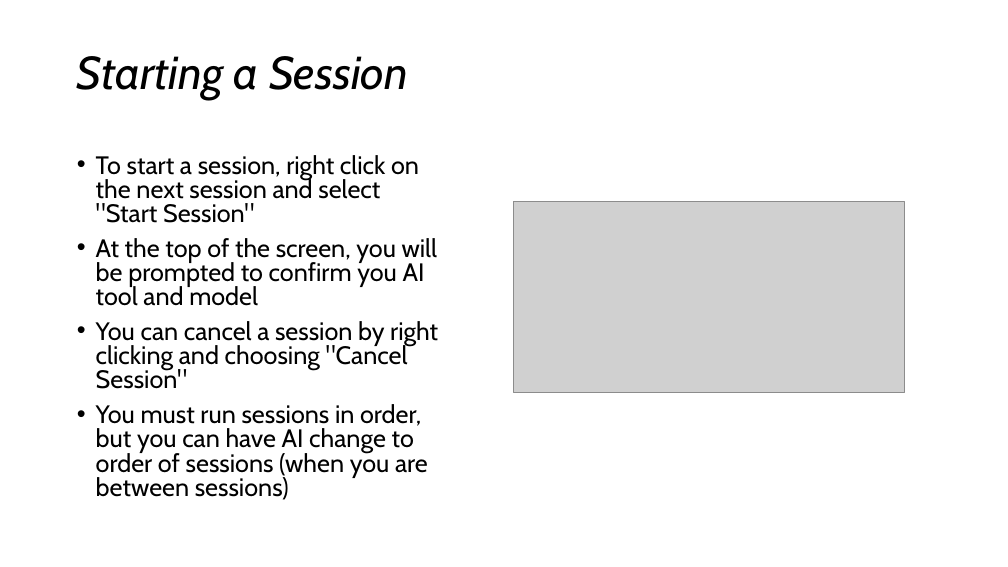
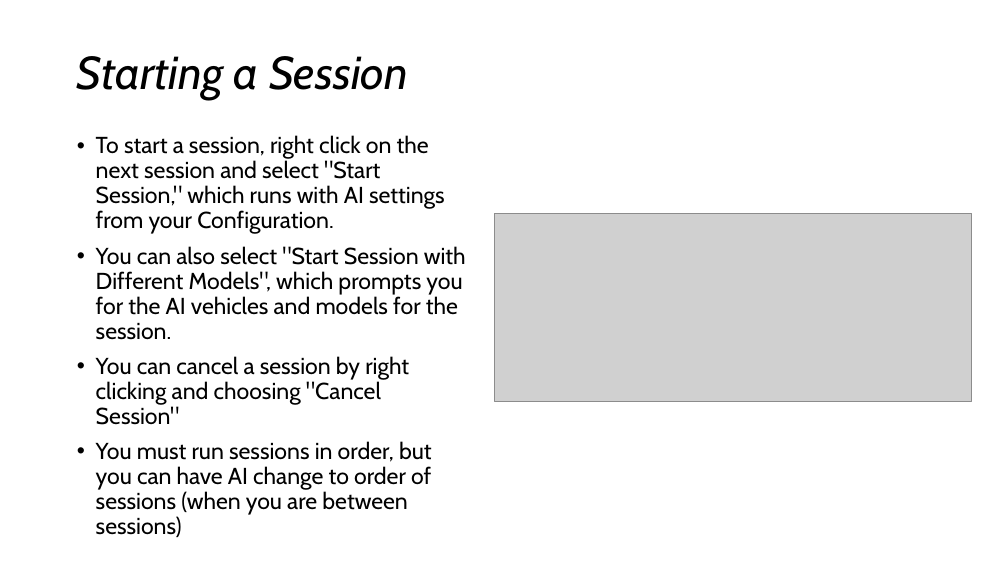
Before and after one commit to darndestdabbler/dabbler-ai-orchestration, a slide deck: slide 9 of docs/onboarding/ai-orchestration.pptx (slide 8 before the commit). Drawn at 1008x567 pixels with LibreOffice and Linux fonts; fonts in the diff are those of the drawing; grey boxes stand for pictures. Boxes give left, top, right and bottom in pixels: in the first picture for what was removed or moved away, otherwise in the second. Text is boxed around its words. In the diff, an @@ line names an element or a change of style, - is before the commit and + after.

Commit message:
Update PowerPoint to address configuration

```diff
--- a/docs/onboarding/ai-orchestration.pptx
+++ b/docs/onboarding/ai-orchestration.pptx
@@ text "To start a session, right ...": place and size @@
-text "To start a session, right ..." at bbox=[96, 155, 438, 500]
+text "To start a session, right ..." at bbox=[96, 135, 466, 537]
@@ text at bbox=[96, 135, 466, 340]: text changed; size 24.1 to 22 pt @@
-• To start a session, right click on the next session and select "Start Session"
-• At the top of the screen, you will be prompted to confirm you AI tool and model
+• To start a session, right click on the next session and select "Start Session," which runs with AI settings from your Configuration.
+• You can also select "Start Session with Different Models", which prompts you for the AI vehicles and models for the session.
@@ picture: place and size @@
-picture at bbox=[513, 202, 904, 392]
+picture at bbox=[495, 213, 972, 402]
@@ text at bbox=[96, 356, 432, 537]: size 24.1 to 22 pt in "You can cancel a session by right ...", "You must run sessions in order, but ..."; line spacing 0.8 to 0.9 @@
```
Also in this commit, not shown: 2 other slides changed, 1 slide added.
